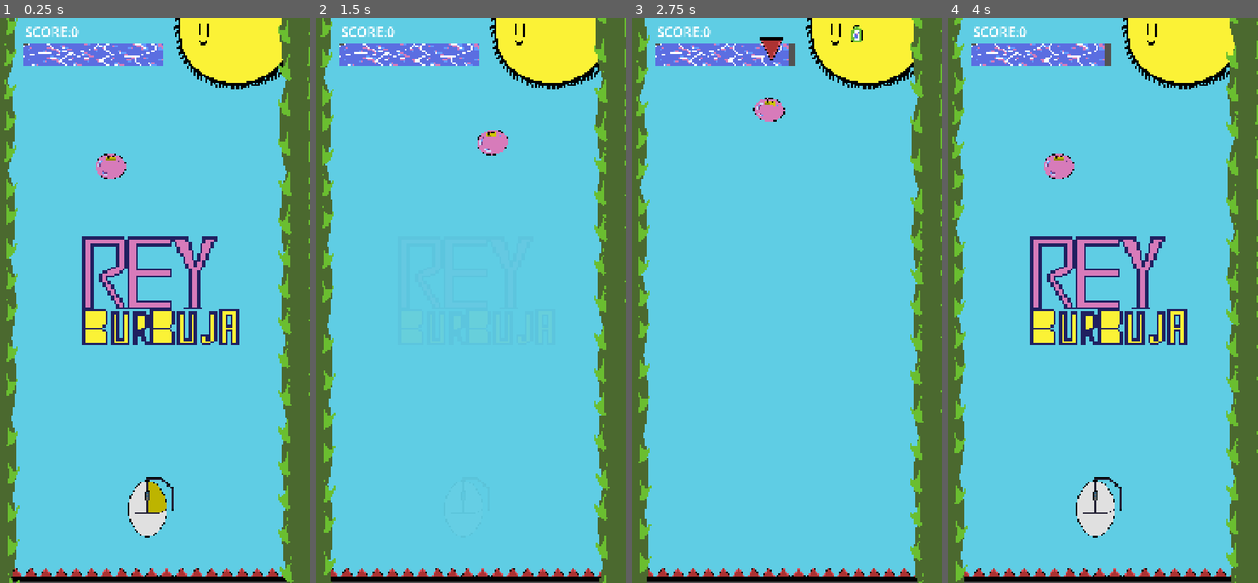
Above: before the commit, frames 1-4 (left to right).
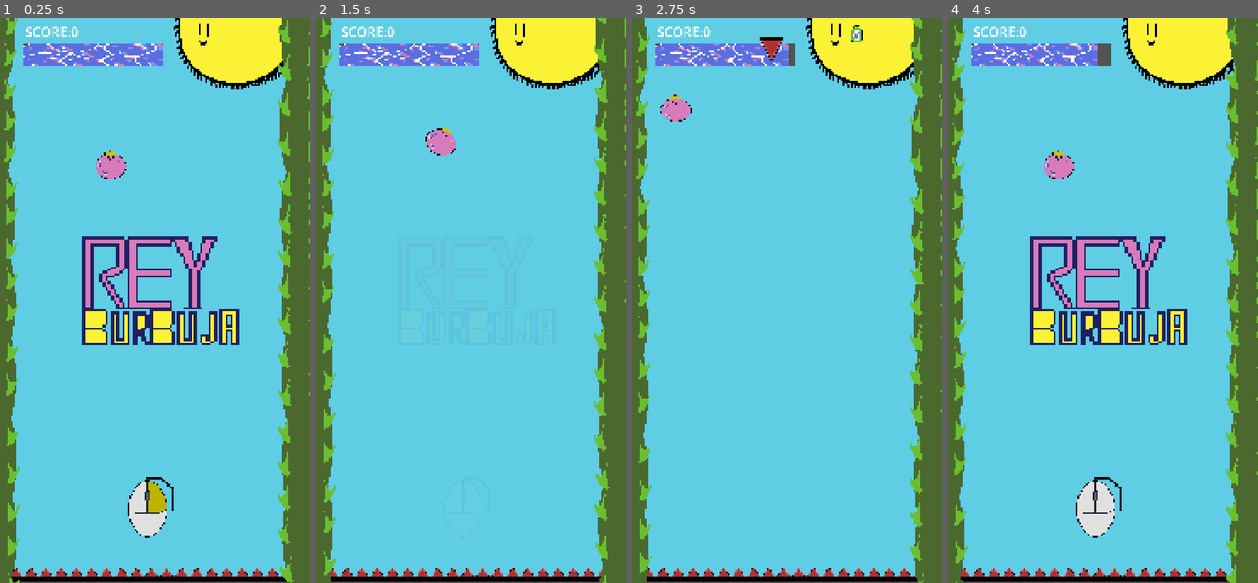
Above: after the commit, the same moments.

Repository: chonto2000new/ReyBurbuja_Full
Game: Godot game, scene res://StageObj/main_TEST.tscn
The game is run twice, just before and just after one commit, with the same random seed, the same clock (stepped at 60 frames per second) and the same inputs. The engine's default icon, where the game draws it, is replaced by a stand-in: a white triangle on a blue panel in a dark square.
Inputs (mouse positions are in pixels of both pictures, inside the frame that each line leads up to):
- Up to frame 1 (0.25 s): no input
- Up to frame 2 (1.5 s): tap Enter at 0.5 s; move the mouse to (536, 272) at 0.52 s; press the mouse at (536, 272) at 0.53 s; right-click (536, 272) at 0.8 s; move the mouse to (402, 328) at 1.27 s; release the mouse at (402, 328) at 1.28 s; right-click (402, 328) at 1.35 s
- Up to frame 3 (2.75 s): click (718, 328) at 1.55 s; move the mouse to (814, 176) at 2.02 s; press the mouse at (814, 176) at 2.03 s; right-click (814, 176) at 2.3 s
- Up to frame 4 (4 s): move the mouse to (1084, 413) at 2.77 s; release the mouse at (1084, 413) at 2.78 s; right-click (1084, 413) at 2.85 s; click (1084, 413) at 3.05 s; click (1109, 238) at 3.5 s

The runs differ from the first frame. In frame 1, less than 0.1% of the frame differs, in the area x 33-38%, y 23-26%; in frame 2, 0.7%; in frame 3, 0.7%; in frame 4, 5.4%, in the area x 1-100%, y 0-100%.

Commit message:
cambio de sistema de vuelo animacion

Diff:
--- a/StageObj/main_TEST.tscn
+++ b/StageObj/main_TEST.tscn
@@ -38,7 +38,7 @@
 stream = ExtResource("6_mshu5")
 
 [node name="pelo" type="Sprite2D" parent="Player"]
-position = Vector2(1, -22)
+position = Vector2(5.96046e-08, -41)
 scale = Vector2(0.59375, 0.32087)
 texture = ExtResource("8_fepkg")
 
--- a/StageObj/main_test.gd
+++ b/StageObj/main_test.gd
@@ -66,15 +66,21 @@
 
 func _input(event):
 	if game_over == false:
-			if event is InputEventMouseButton and event.pressed:
+			print(event)
+			print("=============================>>>")
+			if event is InputEventMouseButton and event.pressed :
 				if game_running == false:
 					start_game(0)
 				else:
 					if $Player.flying:
-						if event.button_index == MOUSE_BUTTON_LEFT:
+						#if Input.is_mouse_button_pressed(MOUSE_BUTTON_LEFT) and Input.is_mouse_button_pressed(MOUSE_BUTTON_RIGHT):
+						if Input.is_action_pressed("left") and Input.is_action_pressed("right"):
+							$Player.flap(0) # Impulso a la izquierda
+							check_top()
+						elif Input.is_action_pressed("left"):
 							$Player.flap(-1)  # Impulso a la derecha
 							check_top()
-						elif event.button_index == MOUSE_BUTTON_RIGHT:
+						elif Input.is_action_pressed("right"):
 							$Player.flap(1) # Impulso a la izquierda
 							check_top()
 			if event is InputEventScreenTouch and event.pressed:
--- a/playerObj/bubble.gd
+++ b/playerObj/bubble.gd
@@ -10,6 +10,8 @@
 var flying : bool = false
 var falling : bool = false
 const START_POS = Vector2(400, 500)
+const MAX_UP_ROTATION = deg_to_rad(-30)  # Inclina hacia arriba
+const MAX_DOWN_ROTATION = deg_to_rad(90) # Rotación máxima hacia abajo
 
 
 func _ready():
@@ -35,20 +37,31 @@
 			if velocity.x < 0:
 				velocity.x = 0 # Evitar que vaya hacia atrás
 
-		# Rotación del personaje según velocidad
-		if flying:
-			set_rotation(deg_to_rad(velocity.y * 0.05))
-			$AnimatedSprite2D.play("flying")
-		elif falling :
-			set_rotation(PI/2)
-			$AnimatedSprite2D.stop()
+		## Rotación del personaje según velocidad
+		#if flying:
+			## Inclinar ligeramente hacia arriba
+			#var tilt = velocity.y * 0.05
+			#tilt = clamp(tilt, MAX_UP_ROTATION, 0)  # Solo hacia arriba
+			#set_rotation(tilt)
+		#elif falling:
+			## Cuando cae, rota hacia abajo completamente
+			#set_rotation(MAX_DOWN_ROTATION)
+		if falling:
+			set_rotation(MAX_DOWN_ROTATION)
 
 		move_and_collide(velocity * delta)
+
 	else:
 		$AnimatedSprite2D.stop()
 
+const FLAP_TILT = deg_to_rad(25) # cuánto se inclina al volar
+
 func flap(direction: int):
 	$AudioStreamPlayer.play()
+	$AnimatedSprite2D.play("flying")
 	velocity.y = FLAP_SPEED
-	velocity.x = FLAP_X_SPEED * direction * 2 # Aumentamos el impulso un 20%
+	velocity.x = FLAP_X_SPEED * direction * 2
 	flying = true
+
+	# Rotación leve hacia la dirección del impulso
+	set_rotation(FLAP_TILT * direction)
--- a/playerObj/bubble.tscn
+++ b/playerObj/bubble.tscn
@@ -22,8 +22,16 @@
 "duration": 1.0,
 "texture": ExtResource("5_j28j5")
 }],
+"loop": false,
+"name": &"flying",
+"speed": 5.0
+}, {
+"frames": [{
+"duration": 1.0,
+"texture": ExtResource("2_d2ewl")
+}],
 "loop": true,
-"name": &"flying",
+"name": &"idle",
 "speed": 5.0
 }, {
 "frames": [{
@@ -63,7 +71,7 @@
 scale = Vector2(2, 2)
 sprite_frames = SubResource("SpriteFrames_tokfk")
 animation = &"flying"
-frame_progress = 0.139286
+autoplay = "idle"
 
 [node name="CollisionShape2D" type="CollisionShape2D" parent="."]
 scale = Vector2(2, 2)
--- a/project.godot
+++ b/project.godot
@@ -12,14 +12,13 @@
 
 config/name="Rey burbuja"
 run/main_scene="res://StageObj/main_TEST.tscn"
-config/features=PackedStringArray("4.3", "GL Compatibility")
+config/features=PackedStringArray("4.4", "GL Compatibility")
 config/icon="res://icon.svg"
 
 [display]
 
 window/size/viewport_width=1080
 window/size/viewport_height=1920
-window/size/mode=3
 window/stretch/mode="canvas_items"
 
 [input]
@@ -29,6 +28,18 @@
 "events": [Object(InputEventKey,"resource_local_to_scene":false,"resource_name":"","device":-1,"window_id":0,"alt_press …(195 unchanged characters)…
 ]
 }
+left={
+"deadzone": 0.2,
+"events": [Object(InputEventMouseButton,"resource_local_to_scene":false,"resource_name":"","device":-1,"window_id":0,"alt_pressed":false,"shift_pressed":false,"ctrl_pressed":false,"meta_pressed":false,"button_mask":0,"position":Vector2(0, 0),"global_position":Vector2(0, 0),"factor":1.0,"button_index":1,"canceled":false,"pressed":false,"double_click":false,"script":null)
+, Object(InputEventKey,"resource_local_to_scene":false,"resource_name":"","device":0,"window_id":0,"alt_pressed":false,"shift_pressed":false,"ctrl_pressed":false,"meta_pressed":false,"pressed":false,"keycode":0,"physical_keycode":65,"key_label":0,"unicode":0,"location":0,"echo":false,"script":null)
+]
+}
+right={
+"deadzone": 0.2,
+"events": [Object(InputEventMouseButton,"resource_local_to_scene":false,"resource_name":"","device":-1,"window_id":0,"alt_pressed":false,"shift_pressed":false,"ctrl_pressed":false,"meta_pressed":false,"button_mask":0,"position":Vector2(0, 0),"global_position":Vector2(0, 0),"factor":1.0,"button_index":2,"canceled":false,"pressed":false,"double_click":false,"script":null)
+, Object(InputEventKey,"resource_local_to_scene":false,"resource_name":"","device":-1,"window_id":0,"alt_pressed":false,"shift_pressed":false,"ctrl_pressed":false,"meta_pressed":false,"pressed":false,"keycode":0,"physical_keycode":83,"key_label":0,"unicode":115,"location":0,"echo":false,"script":null)
+]
+}
 
 [rendering]
 
--- a/savegame.cfg
+++ b/savegame.cfg
@@ -1,3 +1,3 @@
 [data]
 
-hight_score=19
+hight_score=25
Not shown, added: Instrucciones/mouse_instucciones.gd.uid
Not shown: 1 places in Instrucciones/mouse_instucciones.tscn that only renumber resources
Not shown, added: StageObj/abajo.gd.uid
Not shown: 1 places in StageObj/abajo.tscn that only renumber resources
Not shown, added: StageObj/barra_salud.gd.uid
Not shown: 1 places in StageObj/barra_salud.tscn that only renumber resources
Not shown, added: StageObj/game_over.gd.uid
Not shown: 1 places in StageObj/game_over.tscn that only renumber resources
Not shown, added: StageObj/main.gd.uid
Not shown: 1 places in StageObj/main.tscn that only renumber resources
Not shown: 2 places in StageObj/main_TEST.tscn that only renumber resources
Not shown, added: StageObj/main_test.gd.uid
(and 12 more such lines)
